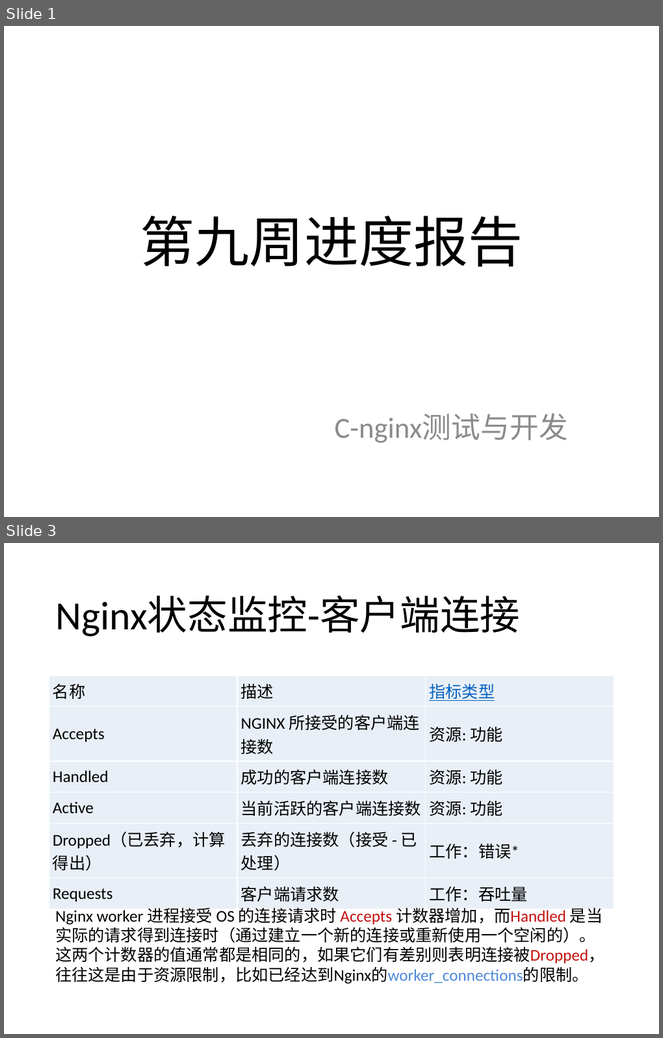
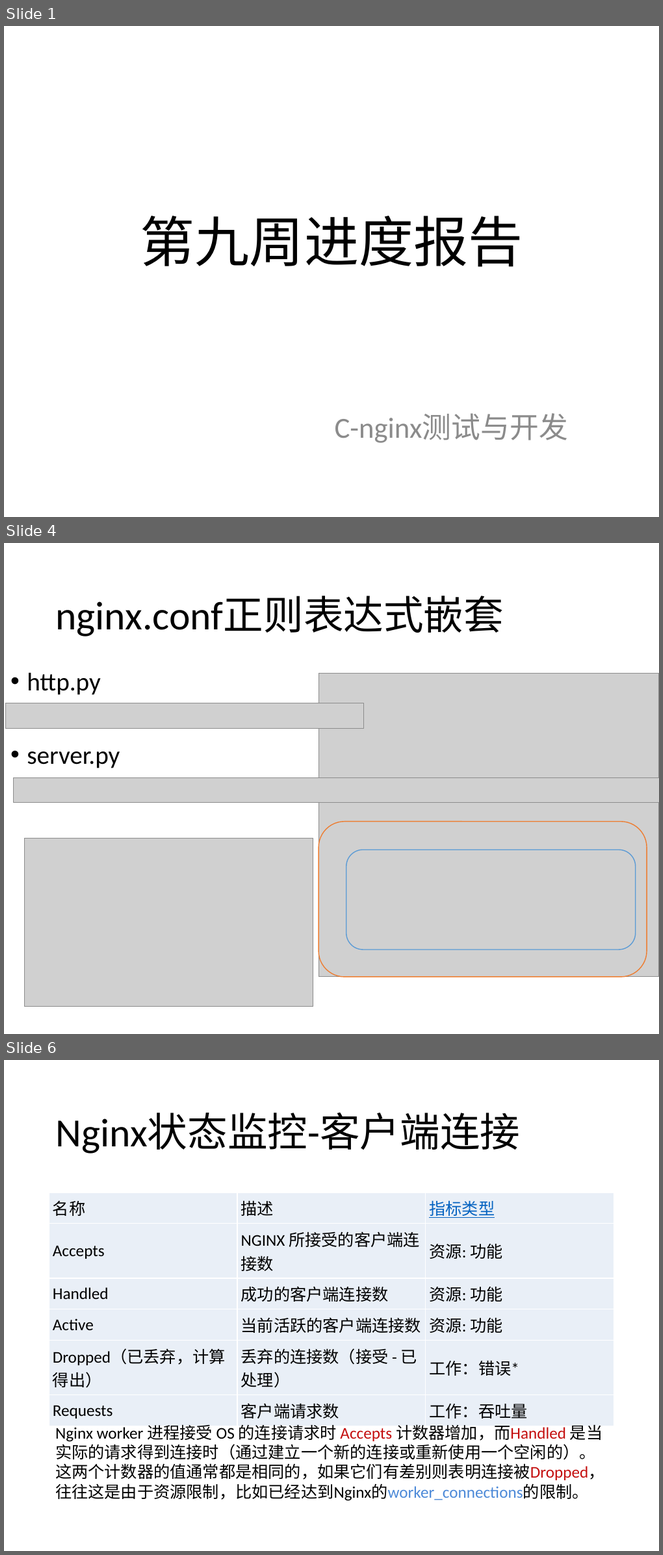
Before and after one commit to bhsei/16TeamC, a slide deck: 2.项目PPT/第九周进度.pptx. Shown one above the other, each under a label of ours: slides 1 and 3 before the commit, slides 1, 4 and 6 after it; the slides between them are not shown. The pictures are 663x1038 and 663x1555 pixels, drawn with LibreOffice and Linux fonts; fonts in the diff are those of the drawing; grey boxes stand for pictures. Boxes give left, top, right and bottom in pixels: in the first picture for what was removed or moved away, otherwise in the second. Text is boxed around its words. In the diff, an @@ line names an element or a change of style, - is before the commit and + after.

```diff
--- a/2.项目PPT/第九周进度.pptx
+++ b/2.项目PPT/第九周进度.pptx
@@ slide 4 added at [4,543,659,1034], background #FFFFFF @@
@@ title added at [55,596,504,637], 44 pt, text #000000 @@
+nginx.conf正则表达式嵌套
@@ text added at [27,672,120,769], 28 pt, text #000000 @@
+• http.py
+• server.py
@@ picture added at [319,674,659,977] @@
@@ picture added at [5,704,363,729] @@
@@ picture added at [13,778,659,803] @@
@@ rounded rectangle added at [319,821,647,977], outline #ED7D31 1 pt @@
@@ picture added at [24,839,313,1007] @@
@@ rounded rectangle added at [347,850,636,949], outline #5B9BD5 1 pt @@
@@ what was slide 3 is now slide 6 @@
```
Also in this commit, not shown: 4 other slides added, 1 slide removed, 4 other files.
